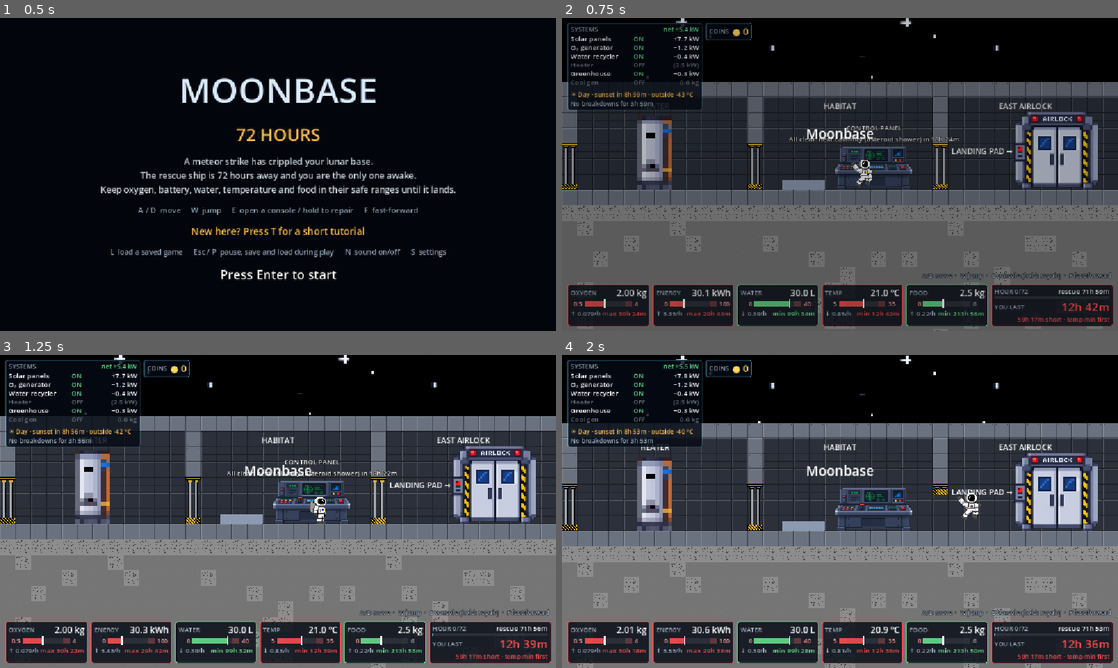
Above: before the commit, frames 1-4 (two rows, left to right).
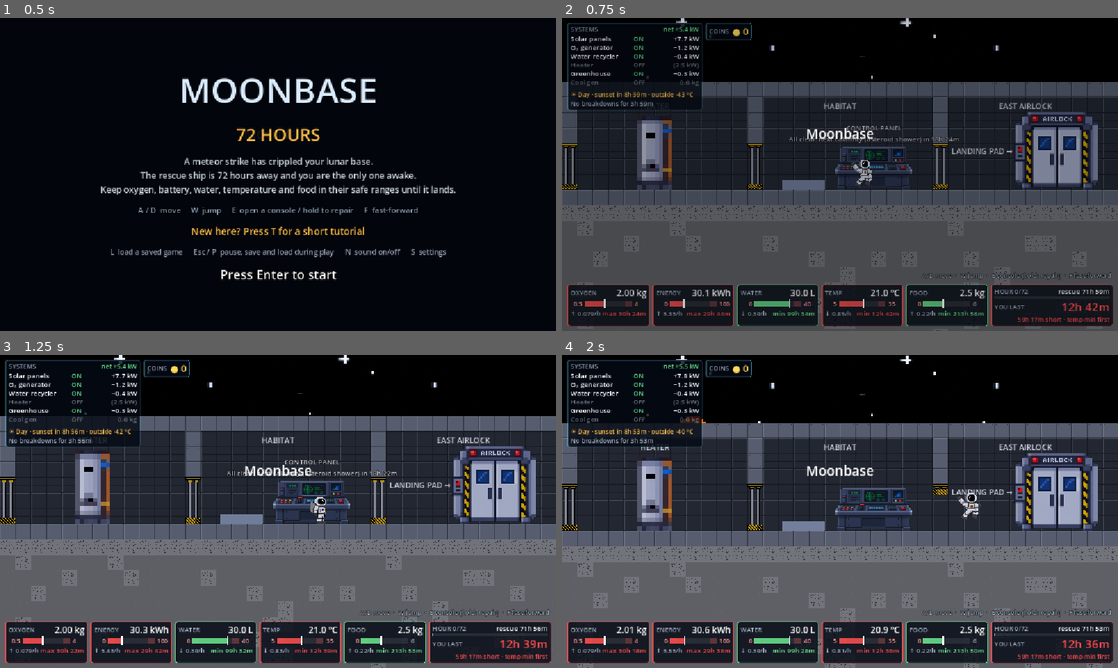
Above: after the commit, the same moments.

Repository: kushmdesai/72-Hours
Game: Godot game, scene res://scenes/main.tscn
Two runs of this game, one before a commit and one after it. Both use one fixed random seed, a clock stepped at 60 frames per second and the inputs below.
Inputs (mouse positions are in pixels of both pictures, inside the frame that each line leads up to):
- Up to frame 1 (0.5 s): no input
- Up to frame 2 (0.75 s): tap Enter (ui_accept) at 0.5 s; move the mouse to (962, 158) at 0.52 s; hold D (move_right) from 0.53 s (still down); tap M (debrief) at 0.6 s; click (962, 158) at 0.67 s
- Up to frame 3 (1.25 s): keep holding D (move_right); tap W (jump) at 0.77 s
- Up to frame 4 (2 s): keep holding D (move_right); move the mouse to (728, 527) at 1.27 s; tap E (interact) at 1.35 s; tap W (jump) at 1.52 s

Frame 1 is identical in both runs. In frame 2, 2.7% of the frame differs, in the area x 0-97%, y 27-55%; in frame 3, 11%, in the area x 0-100%, y 19-100%; in frame 4, 11%.

Commit message:
Show the sunlight model as a day/night tint and a moving sun
The ground and base are tinted by S(t)/S_peak, so the half sine the
solar panels see is the light you see: full colour at noon, dim blue
at night. The sun sprite rides the same angle across the sky, rising
when S(t) turns positive and setting behind the hills when it hits 0.
The sky (gradient, stars, sun) stays untinted since the Moon has no
atmosphere. The stars now blend additively so the Earthshine and
Nebula sky gradients show through them.

Co-Authored-By: Claude Opus 5.5 (1M context) <noreply@anthropic.com>

Diff:
--- a/scenes/main.tscn
+++ b/scenes/main.tscn
@@ -9,6 +9,11 @@
 [ext_resource type="Texture2D" path="res://assests/character/Pixelated astronaut (SIDE).png" id="7_side"]
 [ext_resource type="Texture2D" path="res://assests/character/Pixelated astronaut (WALK).png" id="8_walk"]
 [ext_resource type="Texture2D" path="res://assests/Screenshot 2026-10-17 162125.png" id="9_stars"]
+[ext_resource type="Script" path="res://scripts/day_night.gd" id="10_daynight"]
+[ext_resource type="Texture2D" path="res://New Piskel-1.png.png" id="11_sun"]
+
+[sub_resource type="CanvasItemMaterial" id="CanvasItemMaterial_stars"]
+blend_mode = 1
 
 [sub_resource type="RectangleShape2D" id="RectangleShape2D_body"]
 size = Vector2(28, 56)
@@ -38,10 +43,15 @@
 repeat_times = 4
 
 [node name="Sprite2D" type="Sprite2D" parent="Stars"]
+material = SubResource("CanvasItemMaterial_stars")
 texture_filter = 1
 texture = ExtResource("9_stars")
 centered = false
 offset = Vector2(-232, -400)
+
+[node name="DayNight" type="Node2D" parent="."]
+script = ExtResource("10_daynight")
+sun_texture = ExtResource("11_sun")
 
 [node name="Player" type="CharacterBody2D" parent="." unique_id=834655921]
 position = Vector2(0, -32)
--- /dev/null
+++ b/scripts/day_night.gd
@@ -0,0 +1,71 @@
+class_name DayNight
+extends Node2D
+## Makes the sunlight model S(t) from Base.sunlight() visible.
+##
+## The Moon's surface and the base are tinted by how much sunlight is falling:
+## full colour at noon (S = sunlight_peak), a dim blue at night (S = 0), and in
+## between the brightness follows S(t) / sunlight_peak exactly, so the half sine
+## the solar panels see is the light you see. The sun sprite rides the same
+## angle across the sky: it rises on the left when S(t) turns positive, peaks at
+## noon and sets on the right when S(t) drops back to 0.
+##
+## The sky itself (gradient, stars, sun) is not tinted: the Moon has no
+## atmosphere, so its sky stays black and starry in the day too.
+
+## Colour the world is multiplied by at night.
+const NIGHT_TINT := Color(0.3, 0.34, 0.52)
+
+@export var sun_texture: Texture2D
+@export var sun_scale := 3.0
+## Height of the horizon the sun rises from, as a fraction of the screen height.
+@export var horizon := 0.62
+## How far the sun climbs above the horizon at noon, as a fraction of the screen.
+@export var arc_height := 0.5
+
+var _tint: CanvasModulate
+var _sun: Sprite2D
+
+
+func _ready() -> void:
+	_tint = CanvasModulate.new()
+	add_child(_tint)
+	_sun = Sprite2D.new()
+	_sun.texture = sun_texture
+	_sun.texture_filter = CanvasItem.TEXTURE_FILTER_NEAREST
+	_sun.scale = Vector2.ONE * sun_scale
+	# In front of the stars (z -10) but behind the backdrop and ground, so it
+	# sinks behind the hills as it sets.
+	_sun.z_index = -9
+	add_child(_sun)
+
+
+func _process(_delta: float) -> void:
+	var light := Base.sunlight() / Base.config.sunlight_peak
+	_tint.color = NIGHT_TINT.lerp(Color.WHITE, light)
+
+	# Undo the tint on the sky so only the ground and the base change.
+	var untint := Color(1.0 / _tint.color.r, 1.0 / _tint.color.g, 1.0 / _tint.color.b)
+	_sun.modulate = untint
+	var stars := get_parent().get_node_or_null("Stars") as CanvasItem
+	if stars:
+		stars.modulate = untint
+
+	_place_sun()
+
+
+## Puts the sun on its arc across the visible screen. The angle is the same
+## one S(t) takes the sine of, so sin(angle) is both its height and the light.
+func _place_sun() -> void:
+	var angle := fposmod(TAU * (Base.hour + Base.config.day_phase) / Base.config.day_length, TAU)
+	_sun.visible = angle < PI
+	if not _sun.visible:
+		return
+	var camera := get_viewport().get_camera_2d()
+	if camera == null:
+		return
+	var size := get_viewport_rect().size / camera.zoom
+	var top_left := camera.get_screen_center_position() - size / 2.0
+	var across := angle / PI
+	var x := lerpf(-0.05, 1.05, across) * size.x
+	var y := (horizon - arc_height * sin(angle)) * size.y
+	_sun.global_position = top_left + Vector2(x, y)
Not shown, added: New Piskel-1.png.png.import
Not shown, added: scripts/day_night.gd.uid
Not shown, changed: docs/project-plan.md
